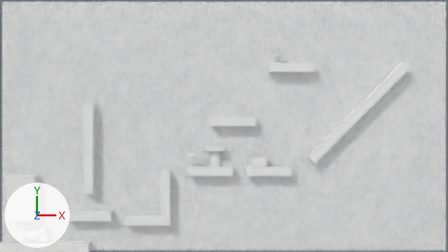
One commit to the Blender file scenes/slinky.blend: the scene before it, then after it.
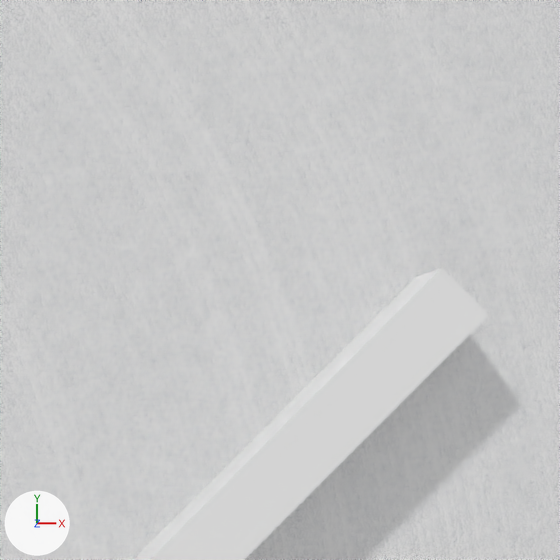
The first picture shows the older version from the file's camera 'Camera'. The close-ups show both versions on the part from 77% to 94% of the width and 10% to 40% of the height of that picture; other places that the commit changed are outside them. Lighting does not change. The marker at lower left points along +X, +Y and +Z.

Names of what the first close-up shows: 'Background', 'Platform8'.
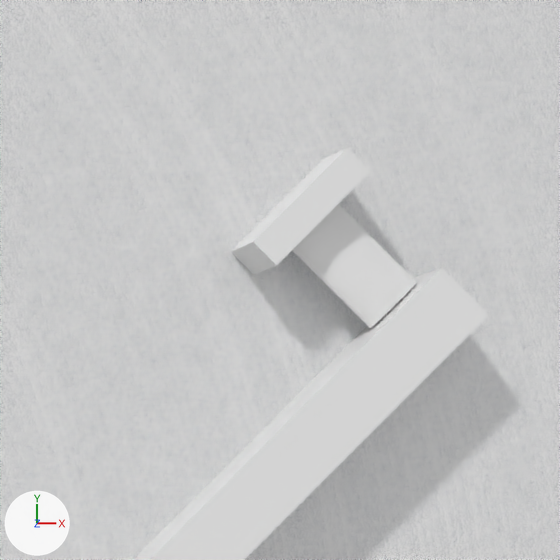
Changed parts and their boxes (x1, y1, x2, y2) in the close-ups (560 x 560 px):
'Scratch5.Post', added
    after: (292, 204, 417, 328)
'Scratch5.Platform', added
    after: (231, 148, 371, 275)

What changed in the scene script:
```text
Add ob_scratch5_post:
    ob_scratch5_post = bpy.data.objects.new('Scratch5.Post', me_cylinder.copy())  # the mesh of ob_scratch_post
    ob_scratch5_post.location = (37.41, 14.73, 0.0)
    ob_scratch5_post.rotation_euler = (1.571, 0.0, 0.786)  # degrees (90, 0, 45)
    ob_scratch5_post.scale = (1.0, 0.2, 2.0)
Add ob_scratch5_platform:
    ob_scratch5_platform = bpy.data.objects.new('Scratch5.Platform', me_cube_008.copy())  # the mesh of ob_scratch_platform
    ob_scratch5_platform.location = (35.99, 16.14, 0.0)
    ob_scratch5_platform.rotation_euler = (3.142, 0.0, 0.786)  # degrees (180, 0, 45)
    ob_scratch5_platform.scale = (2.0, 0.5, 1.0)
```
